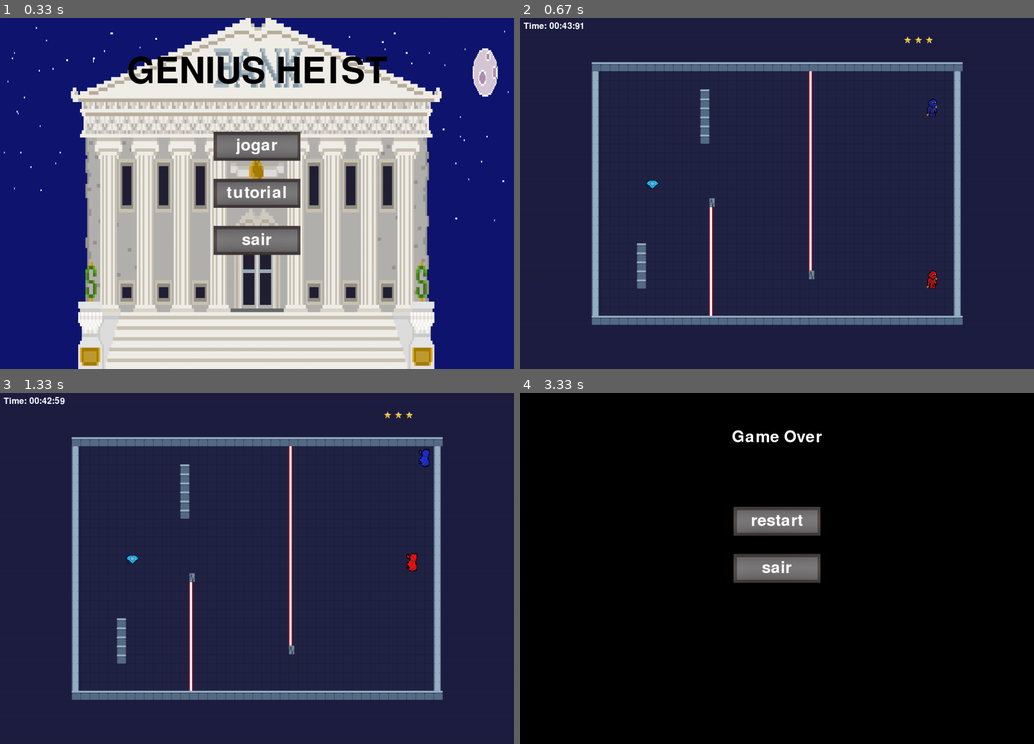
Above: before the commit, frames 1-4 (two rows, left to right).
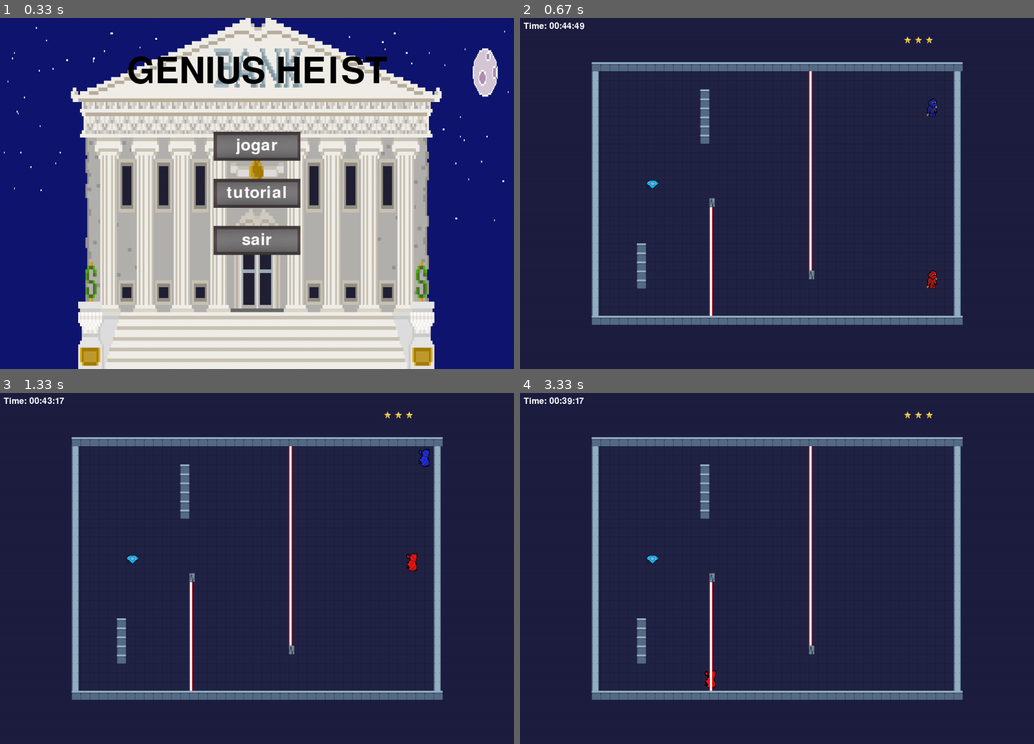
Above: after the commit, the same moments.

Repository: insper-classroom/devlife-23-1-projeto-pygame-gustavoc_sarti
Game: pygame game, started from main.py
Two runs of this game, one before a commit and one after it. Both use one fixed random seed, a clock stepped at 60 frames per second and the inputs below.
Inputs (mouse positions are in pixels of both pictures, inside the frame that each line leads up to):
- Up to frame 1 (0.33 s): no input
- Up to frame 2 (0.67 s): click "jogar" at 0.38 s
- Up to frame 3 (1.33 s): hold Right 0.67-1.13 s; move the mouse to (236, 582) at 0.7 s; hold Up from 1.17 s (still down); hold W from 1.17 s (still down); move the mouse to (262, 593) at 1.2 s
- Up to frame 4 (3.33 s): release Up at 1.47 s; release W at 1.47 s; hold Right 1.5-1.97 s; hold D 1.5-1.97 s; move the mouse to (828, 645) at 1.53 s; hold Right 2-2.53 s; hold D 2-2.53 s; move the mouse to (967, 691) at 2.03 s; hold Down 2.57-2.87 s; hold S 2.57-2.87 s; move the mouse to (787, 449) at 2.6 s; hold Left 2.9-3.3 s; hold A 2.9-3.3 s; move the mouse to (591, 557) at 2.93 s

Frame 1 is identical in both runs. In frame 2, less than 0.1% of the frame differs, in the area x 9-13%, y 1-4%; in frame 3, less than 0.1%; in frame 4, 100%, in the area x 0-100%, y 0-100%.

Commit message:
Brief revision for the game showcase and timar bug fix

Diff:
--- a/functions.py
+++ b/functions.py
@@ -139,9 +139,9 @@
         self.lista_btn_criado['restart']['cord_y'] <= self.mouse_pos[1] and
         self.mouse_pos[1] <= self.lista_btn_criado['restart']['cord_y'] + self.button_height
         ):
+        self.atual = 0
         self.reset()
         pygame.mixer.music.play(-1)
-        self.atual = 1
     elif (
         self.lista_btn_criado['sair']['cord_x'] <= self.mouse_pos[0] and
         self.mouse_pos[0] <= self.lista_btn_criado['sair']['cord_x'] + self.button_width and
--- a/game.py
+++ b/game.py
@@ -109,6 +109,7 @@
 
                 elif self.nivel[self.atual] == 'game_over':
                     functions.botoes_game_over(self)
+                    self.reset()
 
                 elif self.nivel[self.atual] == 'win_screen':
                     functions.clique_menu(self)
@@ -162,13 +163,16 @@
         self.sprites = pygame.sprite.Group()
         self.guns = pygame.sprite.Group()
         self.diamond = pygame.sprite.Group()
-        if self.map == MAP3:
+        if self.nivel[self.atual] == 'menu':
             self.map = MAP1
             self.timer = Timer(TIMER1)
-        if self.nivel[self.atual] == 'nivel1':
+        elif self.nivel[self.atual] == 'nivel3':
+            self.map = MAP1
+            self.timer = Timer(TIMER1)
+        elif self.nivel[self.atual] == 'nivel1':
             self.map = MAP2
             self.timer = Timer(TIMER2)
-        if self.nivel[self.atual] == 'nivel2':
+        elif self.nivel[self.atual] == 'nivel2':
             self.map = MAP3
             self.timer = Timer(TIMER3)
         self.mapa()
@@ -241,8 +245,8 @@
             if self.defeat or self.timer.time() == False and self.nivel[self.atual] != 'win_screen' and self.nivel[self.atual] != 'menu' and self.nivel[self.atual] != 'game_over' and self.nivel[self.atual] != 'tutorial':
                 pygame.mixer.music.stop()
                 self.loss_sound.play()
+                self.reset()
                 self.atual = 5
-                self.reset()
             if self.victory:
                 self.reset()
                 self.atual += 1
